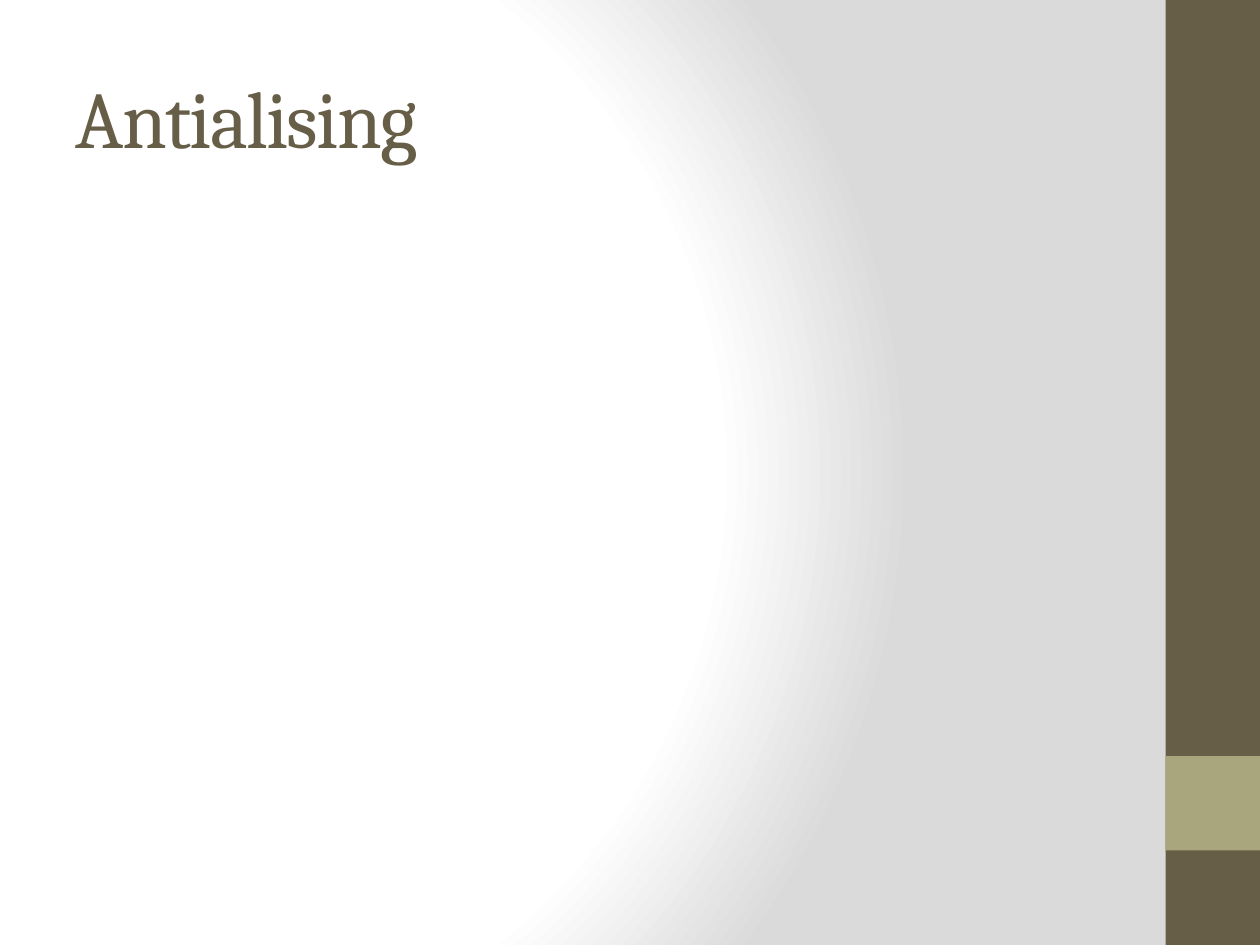
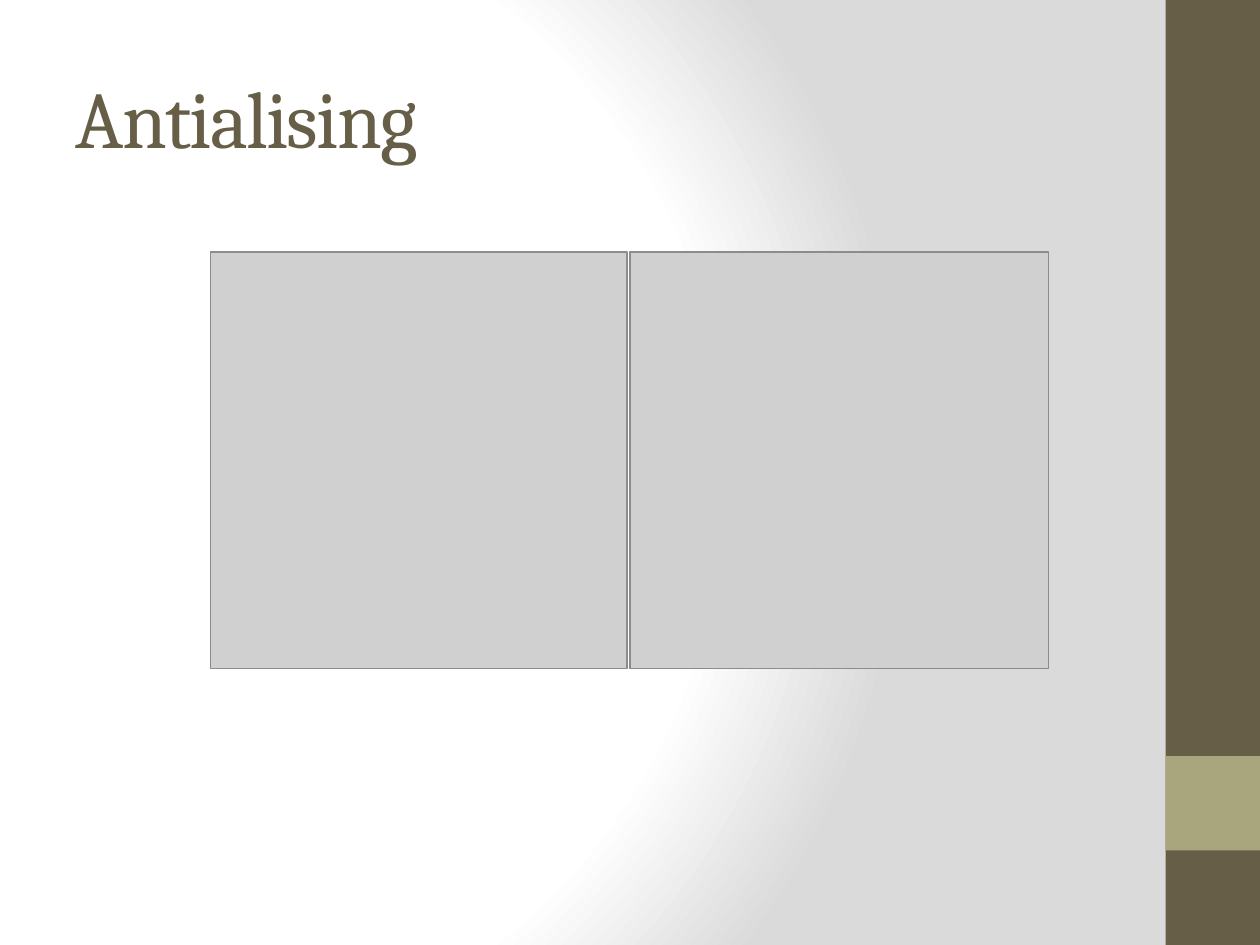
Before and after one commit to jump4r/ThreeGraphics, a slide deck: slide 5 of presentation.pptx (slide 4 before the commit). Drawn at 1260x945 pixels with LibreOffice and Linux fonts; fonts in the diff are those of the drawing; grey boxes stand for pictures. Boxes give left, top, right and bottom in pixels: in the first picture for what was removed or moved away, otherwise in the second. Text is boxed around its words. In the diff, an @@ line names an element or a change of style, - is before the commit and + after.

```diff
--- a/presentation.pptx
+++ b/presentation.pptx
@@ picture added at (x1=210, y1=252, x2=626, y2=668) @@
@@ picture added at (x1=630, y1=252, x2=1048, y2=668) @@
```
Also in this commit, not shown: 3 other slides changed, 1 slide added, 2 other files.
